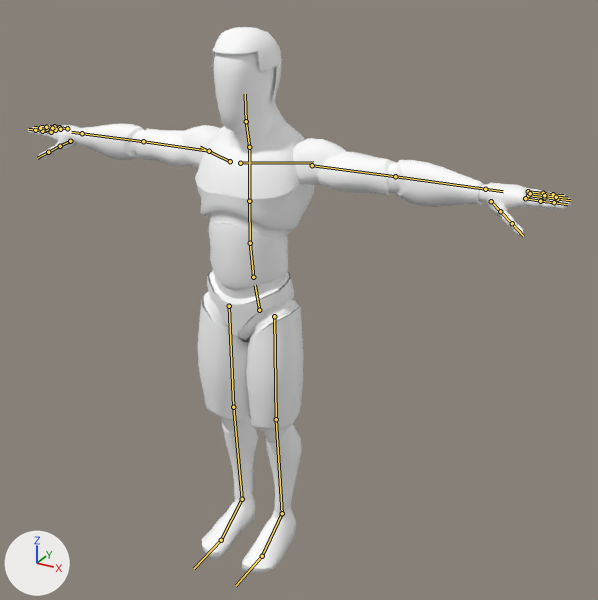
Two versions of the glTF model play/models/player.glb, one commit apart.
One viewpoint serves both versions: a camera (50 mm lens) standing at (1.36, -2.15, 2.09) and looking at (0.16, 0.04, 0.99). The axes (+X, +Y, +Z) are drawn at lower left. The lights are the same throughout. The older version comes first. The bones that change, and the others that lie on the model, are drawn over the model as lines.

The first picture shows 'Player'.
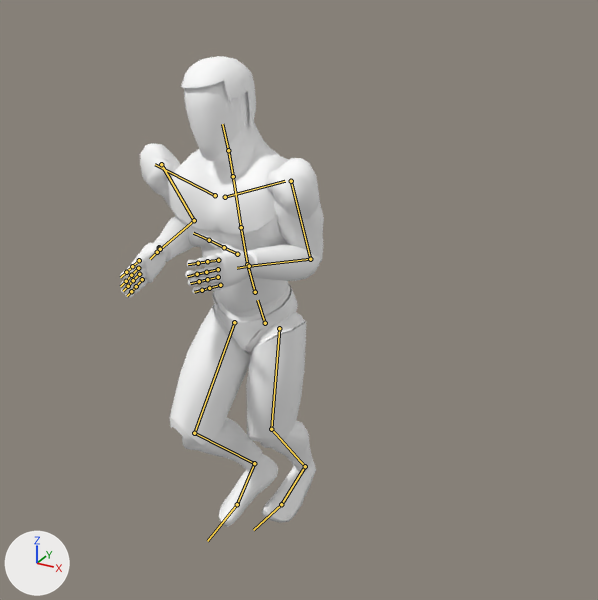
The newer file adds an action. The first version stands in its rest pose; the second is drawn at frame 4 of the action 'jogCmu'.

The change in detail:
Bone 'DEF-hips' (bone_def_hips) moves from (0.0, 0.0, 0.0) to (0.006, -0.063, -0.008).
Bone 'DEF-hips' (bone_def_hips) turns from (0, 0, 0) to (4, 3, 5) degrees about its own x, y and z.
Bone 'DEF-spine001' (bone_def_spine001) turns from (0, 0, 0) to (11, -1, -6) degrees about its own x, y and z.
Bone 'DEF-spine002' (bone_def_spine002) turns from (0, 0, 0) to (1, -1, 0) degrees about its own x, y and z.
Bone 'DEF-spine003' (bone_def_spine003) turns from (0, 0, 0) to (-6, 0, 3) degrees about its own x, y and z.
Bone 'DEF-neck' (bone_def_neck) turns from (0, 0, 0) to (-13, -3, 2) degrees about its own x, y and z.
Bone 'DEF-head' (bone_def_head) turns from (0, 0, 0) to (8, -1, 4) degrees about its own x, y and z.
Bone 'DEF-shoulderL' (bone_def_shoulderl) turns from (0, 0, 0) to (17, 4, -26) degrees about its own x, y and z.
Bone 'DEF-upper_armL' (bone_def_upper_arml) turns from (0, 0, 0) to (6, 18, -102) degrees about its own x, y and z.
Bone 'DEF-forearmL' (bone_def_forearml) turns from (0, 0, 0) to (96, -39, 36) degrees about its own x, y and z.
Bone 'DEF-handL' (bone_def_handl) turns from (0, 0, 0) to (-1, -30, -1) degrees about its own x, y and z.
Bone 'DEF-shoulderR' (bone_def_shoulderr) turns from (0, 0, 0) to (23, -7, 28) degrees about its own x, y and z.
Bone 'DEF-upper_armR' (bone_def_upper_armr) turns from (0, 0, 0) to (-6, -16, 117) degrees about its own x, y and z.
Bone 'DEF-forearmR' (bone_def_forearmr) turns from (0, 0, 0) to (97, 39, -36) degrees about its own x, y and z.
Bone 'DEF-handR' (bone_def_handr) turns from (0, 0, 0) to (-1, 19, 1) degrees about its own x, y and z.
Bone 'DEF-thighL' (bone_def_thighl) turns from (0, 0, 0) to (-5, 5, 9) degrees about its own x, y and z.
Bone 'DEF-shinL' (bone_def_shinl) turns from (0, 0, 0) to (37, 1, 0) degrees about its own x, y and z.
Bone 'DEF-footL' (bone_def_footl) turns from (0, 0, 0) to (-28, -14, 13) degrees about its own x, y and z.
Bone 'DEF-toeL' (bone_def_toel) turns from (0, 0, 0) to (1, -4, -10) degrees about its own x, y and z.
Bone 'DEF-thighR' (bone_def_thighr) turns from (0, 0, 0) to (-39, 9, 4) degrees about its own x, y and z.
Bone 'DEF-shinR' (bone_def_shinr) turns from (0, 0, 0) to (77, 0, -1) degrees about its own x, y and z.
Bone 'DEF-footR' (bone_def_footr) turns from (0, 0, 0) to (-14, 22, 4) degrees about its own x, y and z.
Bone 'DEF-toeR' (bone_def_toer) turns from (0, 0, 0) to (-3, 4, 9) degrees about its own x, y and z.

Boxes [x1, y1, x2, y2] around the edits, measured in the pictures (598 x 600 px):
'Player', posed (62% narrower, 14% shorter)
    before: [27, 27, 571, 573]
    after: [120, 56, 324, 527]
bone 'DEF-hips', root to tip
    before: (259, 310) to (255, 285)
    after: (265, 323) to (257, 300)
bone 'DEF-spine001', root to tip
    before: (253, 277) to (250, 243)
    after: (255, 292) to (247, 264)
bone 'DEF-spine002', root to tip
    before: (250, 243) to (249, 201)
    after: (247, 264) to (241, 227)
bone 'DEF-spine003', root to tip
    before: (249, 201) to (249, 150)
    after: (241, 227) to (233, 179)
bone 'DEF-neck', root to tip
    before: (249, 147) to (246, 121)
    after: (233, 176) to (228, 150)
bone 'DEF-head', root to tip
    before: (246, 121) to (245, 94)
    after: (228, 150) to (222, 124)
bone 'DEF-shoulderL', root to tip
    before: (240, 163) to (313, 162)
    after: (225, 197) to (285, 181)
bone 'DEF-upper_armL', root to tip
    before: (312, 165) to (395, 176)
    after: (291, 181) to (310, 259)
bone 'DEF-forearmL', root to tip
    before: (395, 176) to (485, 189)
    after: (310, 259) to (249, 266)
bone 'DEF-handL', root to tip
    before: (485, 189) to (503, 191)
    after: (249, 266) to (237, 268)
bone 'DEF-shoulderR', root to tip
    before: (230, 161) to (200, 147)
    after: (215, 195) to (155, 164)
bone 'DEF-upper_armR', root to tip
    before: (209, 151) to (143, 141)
    after: (161, 164) to (194, 220)
bone 'DEF-forearmR', root to tip
    before: (143, 141) to (82, 133)
    after: (194, 220) to (157, 252)
bone 'DEF-handR', root to tip
    before: (82, 133) to (71, 132)
    after: (157, 252) to (150, 259)
bone 'DEF-thighL', root to tip
    before: (274, 316) to (276, 419)
    after: (279, 328) to (271, 429)
bone 'DEF-shinL', root to tip
    before: (276, 419) to (282, 513)
    after: (271, 429) to (305, 466)
bone 'DEF-footL', root to tip
    before: (282, 513) to (262, 556)
    after: (305, 466) to (281, 504)
bone 'DEF-toeL', root to tip
    before: (262, 556) to (236, 585)
    after: (281, 504) to (253, 530)
bone 'DEF-thighR', root to tip
    before: (229, 306) to (233, 407)
    after: (234, 322) to (194, 433)
bone 'DEF-shinR', root to tip
    before: (233, 407) to (242, 499)
    after: (194, 433) to (254, 463)
bone 'DEF-footR', root to tip
    before: (242, 499) to (221, 540)
    after: (254, 463) to (237, 504)
bone 'DEF-toeR', root to tip
    before: (221, 540) to (194, 568)
    after: (237, 504) to (207, 541)
